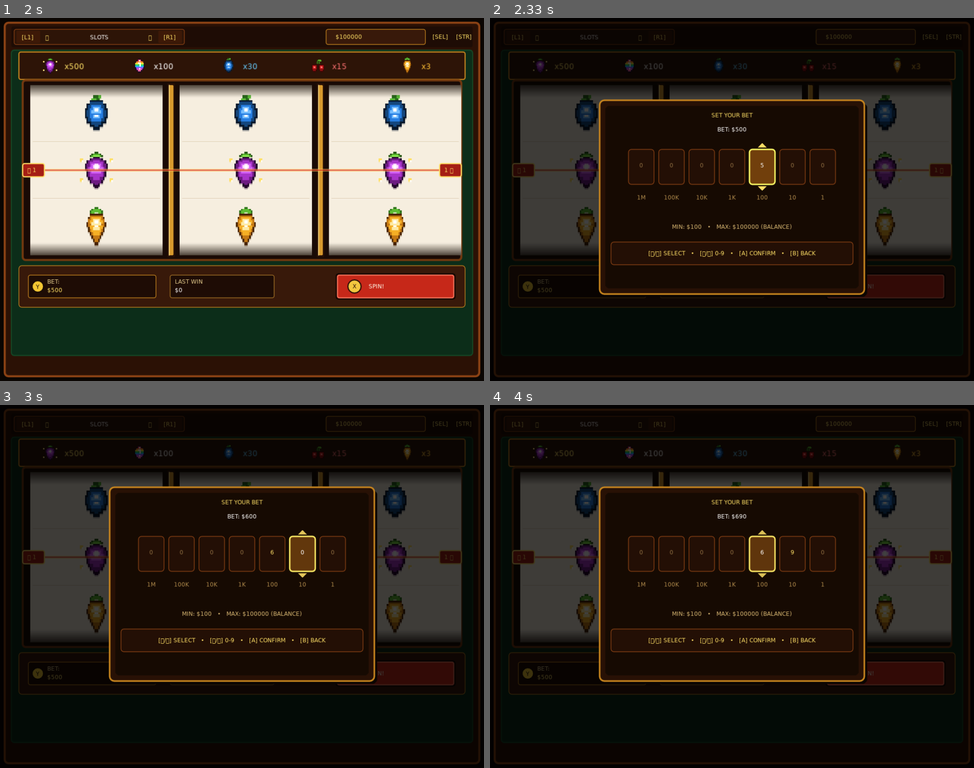
Above: before the commit, frames 1-4 (two rows, left to right).
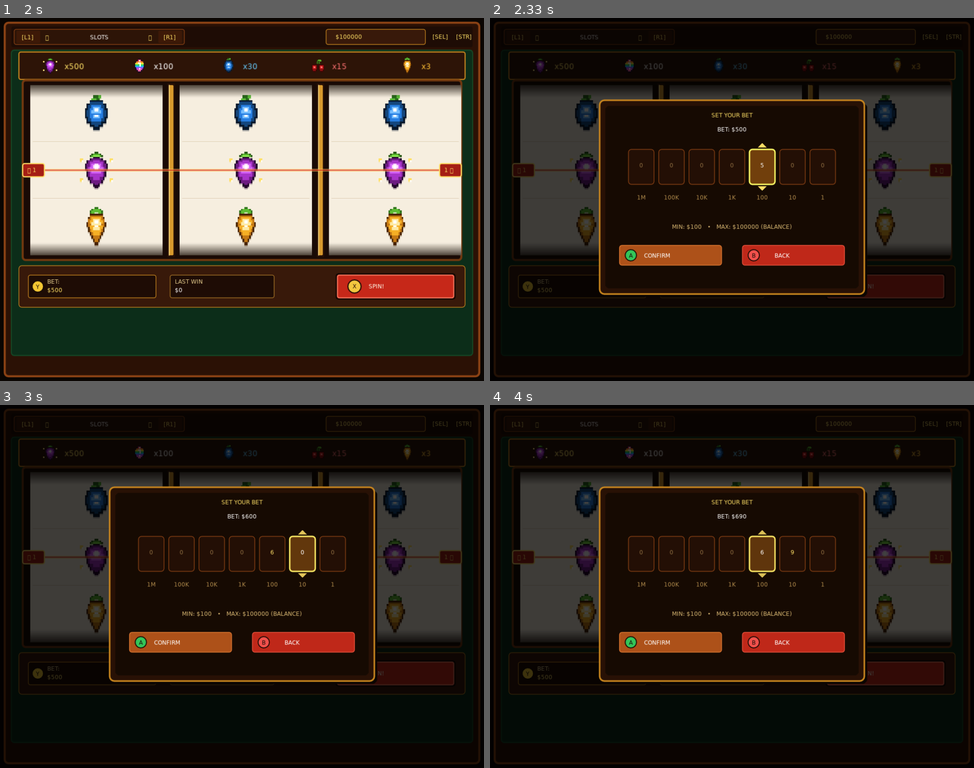
Above: after the commit, the same moments.

Repository: byMr712/SlotGame-PortMaster
Game: LÖVE game, started from casino/main.lua
The game is run twice, just before and just after one commit, with the same random seed, the same clock (stepped at 60 frames per second) and the same inputs.
Inputs:
- Up to frame 1 (2 s): hold Left 0.33-0.87 s; hold Down 0.9-1.2 s; click "PLAY" at 1.72 s
- Up to frame 2 (2.33 s): tap Y at 2 s
- Up to frame 3 (3 s): hold Up 2.33-2.7 s; hold Right from 2.73 s (still down)
- Up to frame 4 (4 s): release Right at 3.37 s; hold Down 3.4-3.77 s; hold Left from 3.8 s (still down)

Frame 1 is identical in both runs. In frame 2, 2.7% of the frame differs, in the area x 24-76%, y 61-69%; in frame 3, 2.7%; in frame 4, 2.7%.

Commit message:
fix(bet-modal): remove broken dpad hint string and replace with stylish (A) CONFIRM and (B) BACK saloon buttons

Diff:
--- a/casino/src/core/bet_modal.lua
+++ b/casino/src/core/bet_modal.lua
@@ -109,15 +109,16 @@
         end
     end
 
-    -- Клик по нижней плашке: Confirm / Back
-    if x >= mx + 24 and x <= mx + mw - 24 and y >= my + 300 and y <= my + 348 then
-        if x < mx + mw / 2 then
+    -- Клик по кнопкам CONFIRM / BACK
+    if y >= my + 305 and y <= my + 355 then
+        if x >= mx + 40 and x <= mx + 260 then
             betModal.confirm()
-        else
+            return true
+        elseif x >= mx + 300 and x <= mx + 520 then
             audio.play("click")
             betModal.close()
-        end
-        return true
+            return true
+        end
     end
 
     return true
@@ -260,16 +261,54 @@
     local limW = font and font:getWidth(limStr) or (#limStr * 7)
     love.graphics.print(limStr, mx + mw / 2 - limW / 2, my + 260)
 
-    -- Панель горячих клавиш управления
-    love.graphics.setColor(0.14, 0.06, 0.02)
-    love.graphics.rectangle("fill", mx + 24, my + 300, mw - 48, 48, 6)
-    love.graphics.setColor(0.55, 0.26, 0.08)
-    love.graphics.rectangle("line", mx + 24, my + 300, mw - 48, 48, 6)
-
-    love.graphics.setColor(1, 0.88, 0.4)
-    local hint = "[◄/►] SELECT   •   [▲/▼] 0-9   •   [A] CONFIRM   •   [B] BACK"
-    local hw = font and font:getWidth(hint) or (#hint * 7)
-    love.graphics.print(hint, mx + mw / 2 - hw / 2, my + 316)
+    -- Кнопка [A] CONFIRM
+    local btn1X = mx + 40
+    local btnY = my + 305
+    local btnW = 220
+    local btnH = 46
+
+    love.graphics.setColor(0.08, 0.03, 0.01)
+    love.graphics.rectangle("fill", btn1X, btnY, btnW, btnH, 6)
+    love.graphics.setColor(0.68, 0.32, 0.1)
+    love.graphics.rectangle("fill", btn1X + 2, btnY + 2, btnW - 4, btnH - 4, 5)
+    love.graphics.setColor(0.9, 0.5, 0.2)
+    love.graphics.rectangle("line", btn1X + 2, btnY + 2, btnW - 4, btnH - 4, 5)
+
+    local cx1 = btn1X + 26
+    local cy1 = btnY + btnH / 2
+    love.graphics.setColor(0.2, 0.78, 0.35)
+    love.graphics.circle("fill", cx1, cy1, 12)
+    love.graphics.setColor(0.08, 0.03, 0.01)
+    love.graphics.setLineWidth(1.5)
+    love.graphics.circle("line", cx1, cy1, 12)
+    love.graphics.setLineWidth(1)
+    love.graphics.print("A", cx1 - 4, cy1 - 7)
+
+    love.graphics.setColor(1, 1, 1)
+    love.graphics.print("CONFIRM", btn1X + 54, btnY + 16)
+
+    -- Кнопка [B] BACK
+    local btn2X = mx + mw - 40 - btnW
+
+    love.graphics.setColor(0.08, 0.03, 0.01)
+    love.graphics.rectangle("fill", btn2X, btnY, btnW, btnH, 6)
+    love.graphics.setColor(0.75, 0.16, 0.1)
+    love.graphics.rectangle("fill", btn2X + 2, btnY + 2, btnW - 4, btnH - 4, 5)
+    love.graphics.setColor(0.95, 0.35, 0.25)
+    love.graphics.rectangle("line", btn2X + 2, btnY + 2, btnW - 4, btnH - 4, 5)
+
+    local cx2 = btn2X + 26
+    local cy2 = btnY + btnH / 2
+    love.graphics.setColor(0.95, 0.32, 0.3)
+    love.graphics.circle("fill", cx2, cy2, 12)
+    love.graphics.setColor(0.08, 0.03, 0.01)
+    love.graphics.setLineWidth(1.5)
+    love.graphics.circle("line", cx2, cy2, 12)
+    love.graphics.setLineWidth(1)
+    love.graphics.print("B", cx2 - 4, cy2 - 7)
+
+    love.graphics.setColor(1, 1, 1)
+    love.graphics.print("BACK", btn2X + 70, btnY + 16)
 end
 
 return betModal
